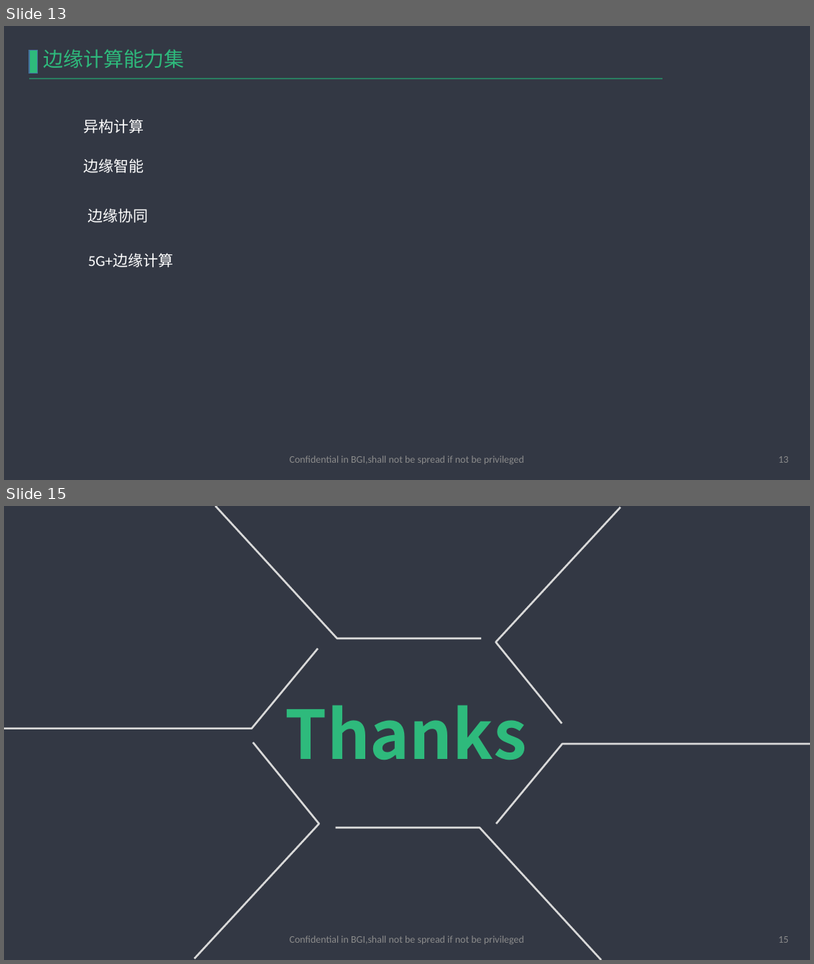
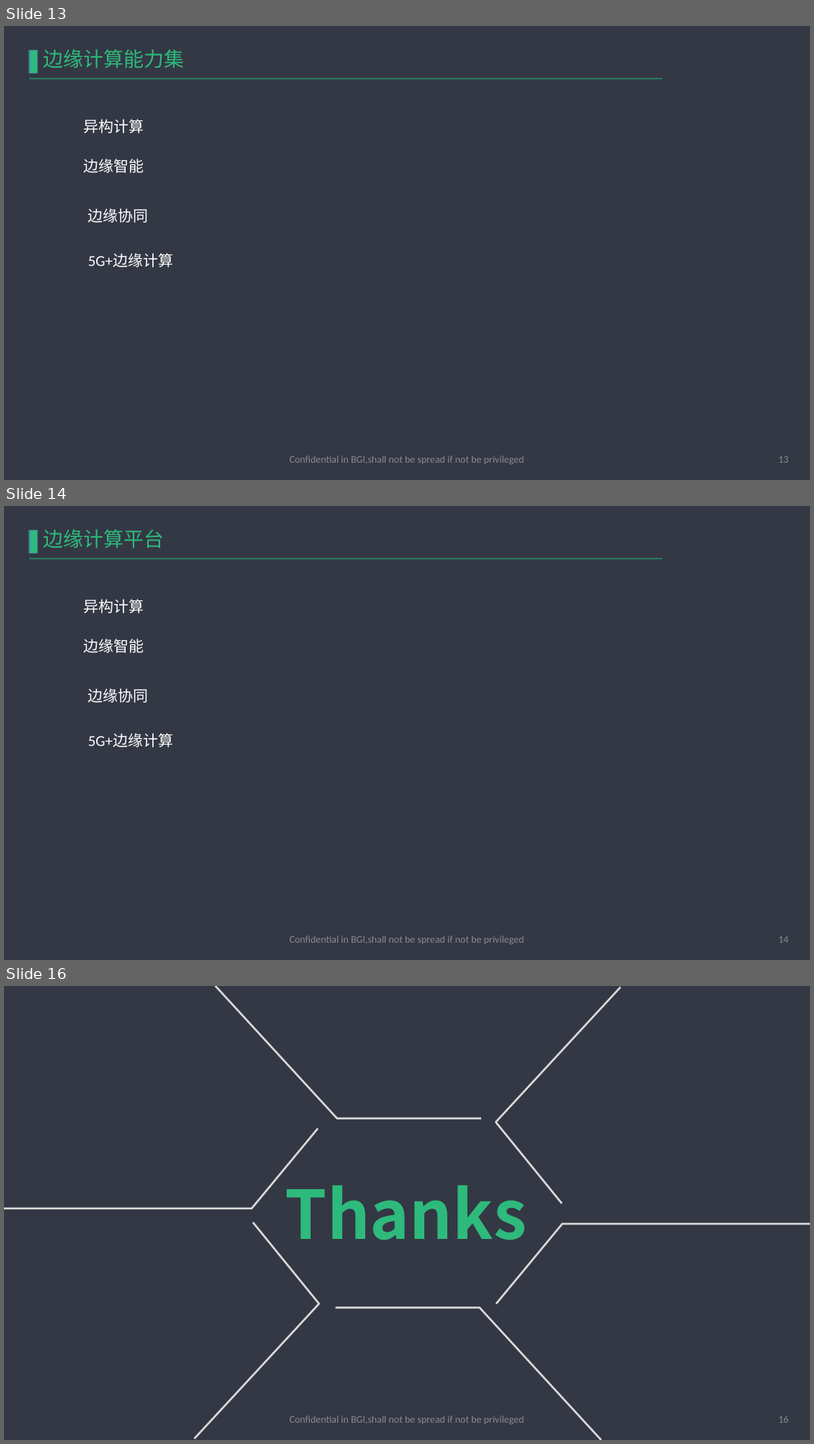
Before and after one commit to haobolicpp/EdgeComputing, a slide deck: 边缘计算.pptx. Shown one above the other, each under a label of ours: slides 13 and 15 before the commit, slides 13, 14 and 16 after it; the slides between them are not shown. The pictures are 814x964 and 814x1444 pixels, drawn with LibreOffice and Linux fonts; fonts in the diff are those of the drawing; background and template pictures are left out. Boxes give left, top, right and bottom in pixels: in the first picture for what was removed or moved away, otherwise in the second. Text is boxed around its words. In the diff, an @@ line names an element or a change of style, - is before the commit and + after.

```diff
--- a/边缘计算.pptx
+++ b/边缘计算.pptx
@@ slide 14 added at [4,506,810,960], background #333844; not listed: 2 template elements that a slide beside it also shows @@
@@ text added at [44,529,165,548], 24 pt, text #2EBA7C @@
+边缘计算平台
@@ text added at [84,599,144,613], 18 pt, text #FFFFFF @@
+异构计算
@@ text added at [84,638,144,653], 18 pt, text #FFFFFF @@
+边缘智能
@@ text added at [88,688,149,703], 18 pt, text #FFFFFF @@
+边缘协同
@@ text added at [88,734,173,747], 18 pt, text #FFFFFF @@
+5G+边缘计算
@@ text added at [290,935,525,944], 12 pt, text #8C8C8C @@
+Confidential in BGI,shall not be spread if not be privileged
@@ page number added at [779,936,789,942], 12 pt, text #8C8C8C @@
+14
@@ what was slide 15 is now slide 16 @@
```
Also in this commit, not shown: 6 slides changed, 2 other files.
